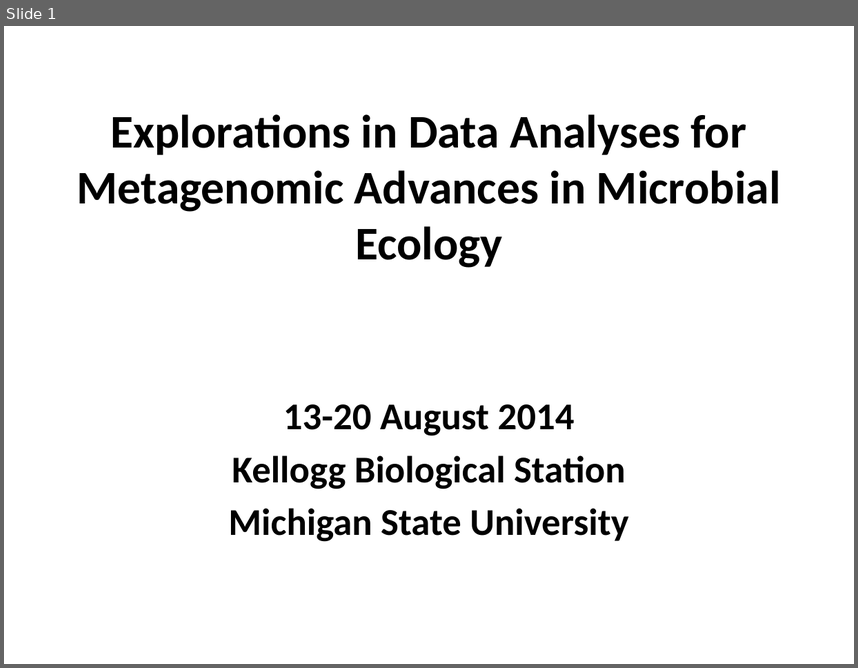
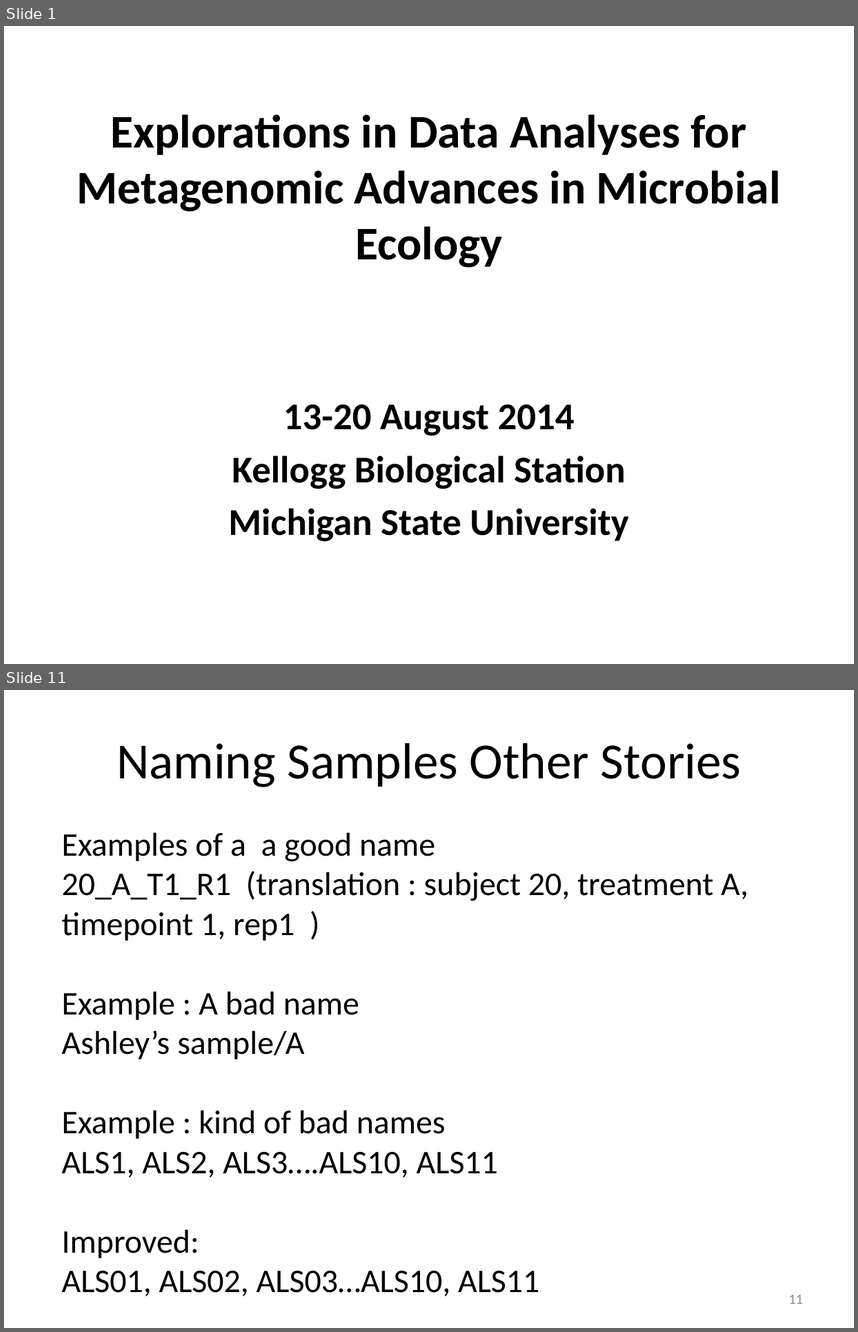
Before and after one commit to edamame-course/docs, a slide deck: extra/Presentations/2014-08-13-PM_Ashley_Lecture1.pptx. Shown one above the other, each under a label of ours: slide 1 before the commit, slides 1 and 11 after it; the slides between them are not shown. The pictures are 858x668 and 858x1332 pixels, drawn with LibreOffice and Linux fonts; fonts in the diff are those of the drawing; background and template pictures are left out. Boxes give left, top, right and bottom in pixels: in the first picture for what was removed or moved away, otherwise in the second. Text is boxed around its words. In the diff, an @@ line names an element or a change of style, - is before the commit and + after.

```diff
--- a/extra/Presentations/2014-08-13-PM_Ashley_Lecture1.pptx
+++ b/extra/Presentations/2014-08-13-PM_Ashley_Lecture1.pptx
@@ slide 11 added at (4, 690, 854, 1328), background #FFFFFF @@
@@ text added at (116, 743, 742, 787), 42.9 pt, text #000000 @@
+Naming Samples Other Stories
@@ text added at (62, 832, 749, 1296), 28 pt, text #000000 @@
+Examples of a a good name
+20_A_T1_R1 (translation : subject 20, treatment A, timepoint 1, rep1 )
+Example : A bad name
+Ashley’s sample/A
+Example : kind of bad names
+ALS1, ALS2, ALS3….ALS10, ALS11
+Improved:
+ALS01, ALS02, ALS03…ALS10, ALS11
@@ page number added at (789, 1294, 803, 1303), 12 pt, text #8C8C8C @@
+11
```
Also in this commit, not shown: 10 other slides added, 1 other file.
